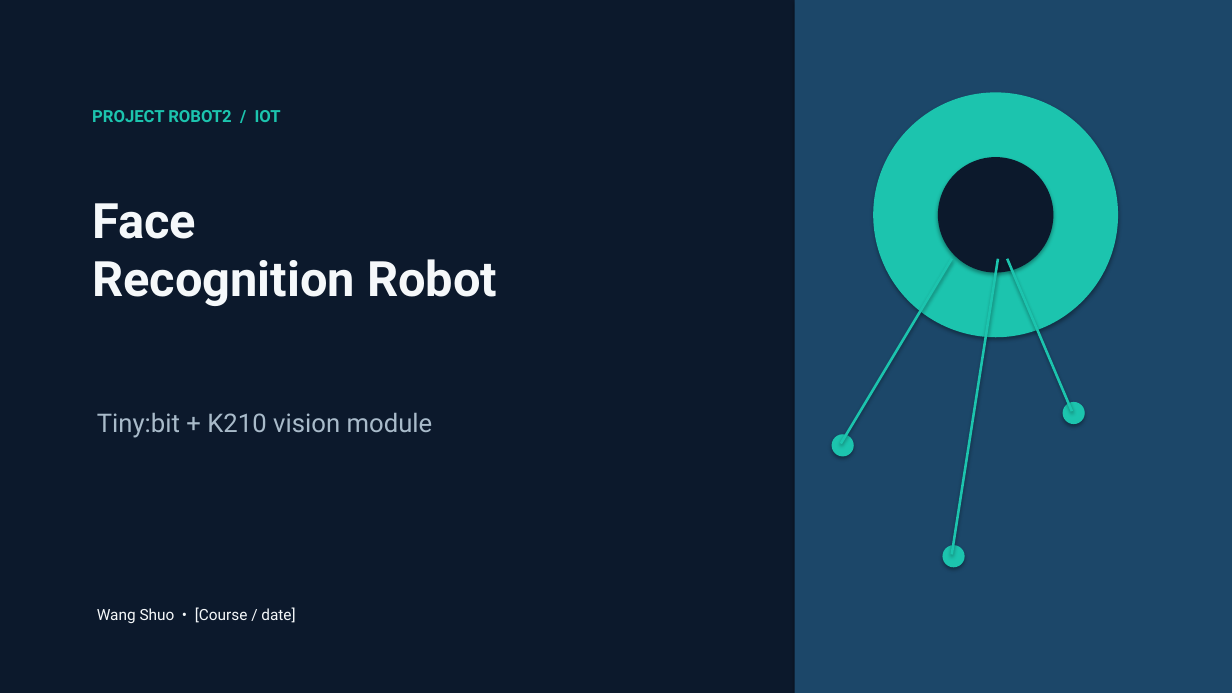
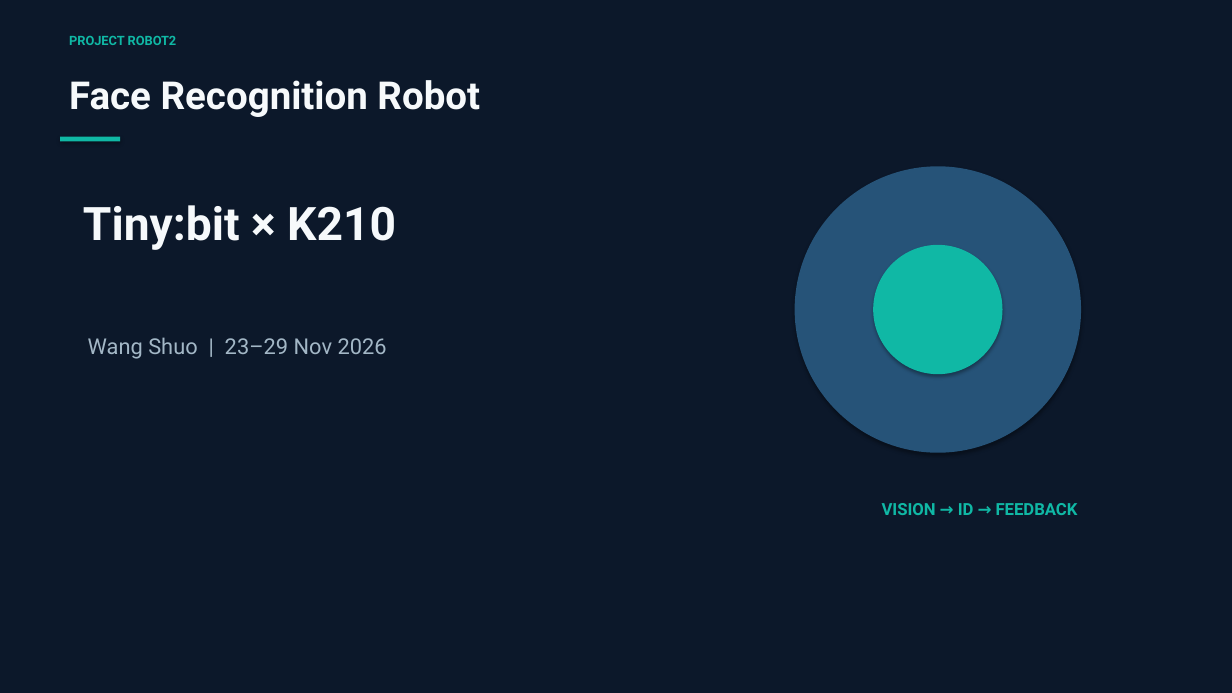
Before and after one commit to Avren-24/face-recognization, a slide deck: slide 1 of reports/Project Robot2 Presentation.pptx. Drawn at 1232x693 pixels with LibreOffice and Linux fonts; fonts in the diff are those of the drawing. Boxes give left, top, right and bottom in pixels: in the first picture for what was removed or moved away, otherwise in the second. Text is boxed around its words. In the diff, an @@ line names an element or a change of style, - is before the commit and + after.

Commit message:
Keep final project deliverables only

```diff
--- a/reports/Project Robot2 Presentation.pptx
+++ b/reports/Project Robot2 Presentation.pptx
@@ background #0C192C to #0C182A @@
@@ rectangle removed at bbox=[795, 0, 1232, 693] @@
@@ text at bbox=[69, 36, 177, 45]: text changed; size 13 to 10 pt; text colour #1CC4AE to #10B8A5 @@
-PROJECT ROBOT2 / IOT
+PROJECT ROBOT2
@@ text at bbox=[69, 80, 480, 117]: text changed; size 38 to 30 pt; text colour #F5F8FA to #F6F9FB @@
-Face
-Recognition Robot
+Face Recognition Robot
@@ ellipse removed at bbox=[873, 92, 1118, 337] @@
@@ rectangle added at bbox=[60, 137, 120, 141], fill #10B8A5 @@
@@ ellipse added at bbox=[795, 166, 1081, 453], fill #265378 @@
@@ ellipse removed at bbox=[938, 157, 1054, 273] @@
@@ text at bbox=[83, 205, 396, 250]: text changed; size 20 to 36 pt; text colour #A9BBCA to #F6F9FB; bold on @@
-Tiny:bit + K210 vision module
+Tiny:bit × K210
@@ line removed from (841, 444) to (952, 259) @@
@@ ellipse added at bbox=[873, 245, 1003, 374], fill #10B8A5 @@
@@ line removed from (952, 555) to (998, 259) @@
@@ line removed from (1072, 411) to (1007, 259) @@
@@ text added at bbox=[88, 337, 387, 359], 17 pt, text #A3B7C6 @@
+Wang Shuo | 23–29 Nov 2026
@@ ellipse removed at bbox=[1063, 402, 1085, 424] @@
@@ ellipse removed at bbox=[832, 434, 854, 457] @@
@@ text added at bbox=[882, 503, 1078, 515], 13 pt, text #10B8A5, bold @@
+VISION → ID → FEEDBACK
@@ ellipse removed at bbox=[943, 545, 965, 567] @@
@@ text removed at bbox=[97, 607, 295, 623] @@
-Wang Shuo • [Course / date]
```
Also in this commit, not shown: 2 other slides changed, 11 slides added, 8 slides removed, 15 other files.
